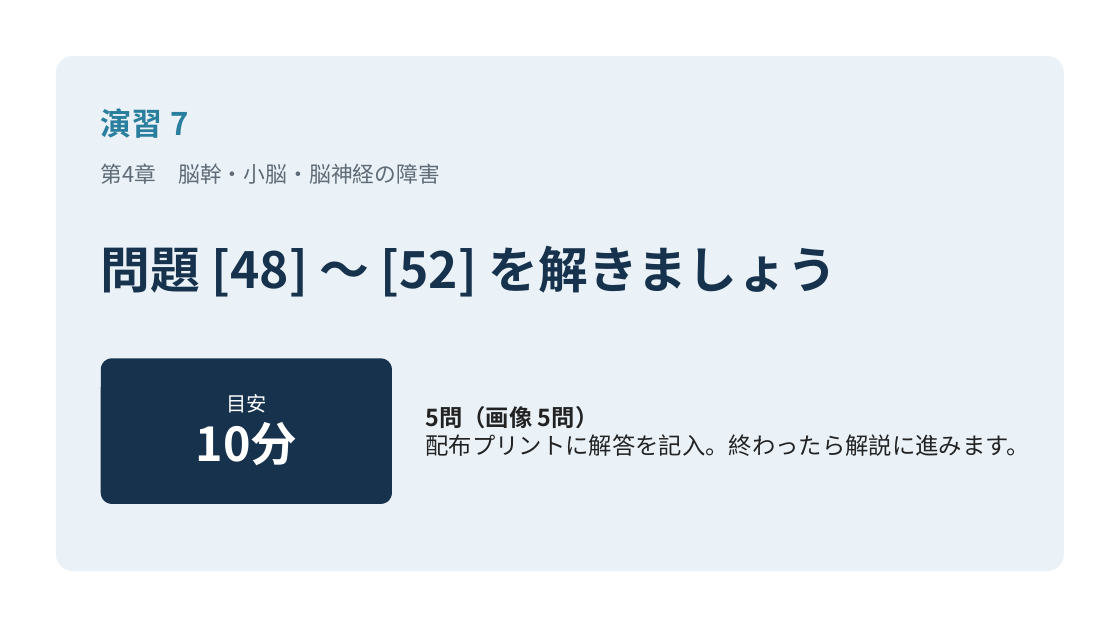
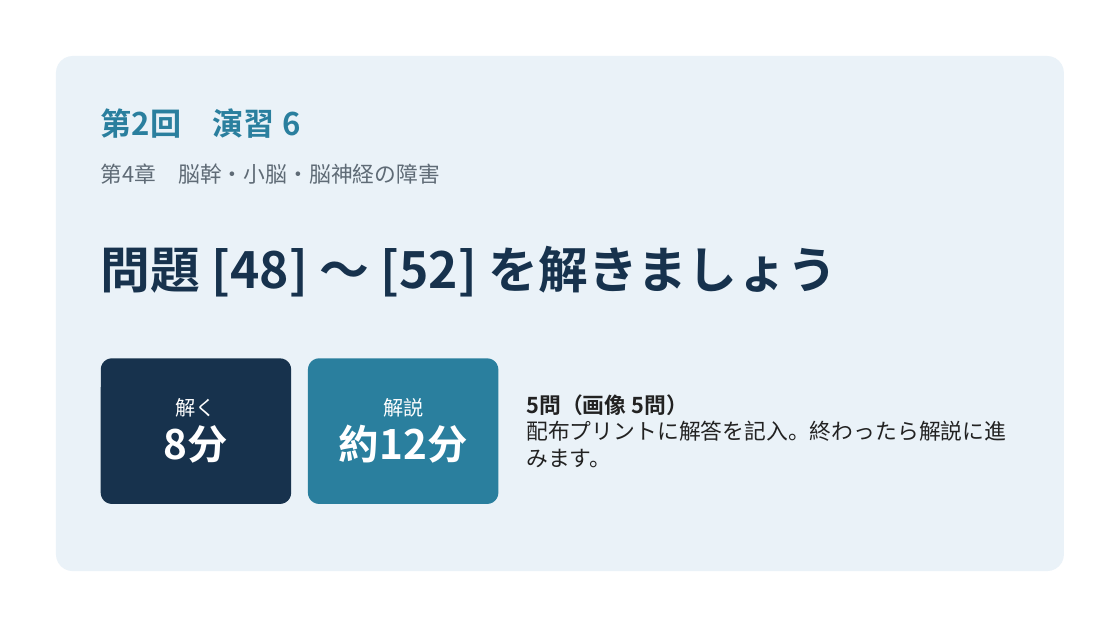
Before and after one commit to snowlife0211-pixel/bookish-fishstick, a slide deck: slide 120 of materials/神経系 総合演習_解説（統合版）.pptx (slide 119 before the commit). Drawn at 1120x630 pixels with LibreOffice and Linux fonts; fonts in the diff are those of the drawing. Boxes give left, top, right and bottom in pixels: in the first picture for what was removed or moved away, otherwise in the second. Text is boxed around its words. In the diff, an @@ line names an element or a change of style, - is before the commit and + after.

```diff
--- a/materials/神経系 総合演習_解説（統合版）.pptx
+++ b/materials/神経系 総合演習_解説（統合版）.pptx
@@ text at [101, 108, 300, 138]: text changed @@
-演習 7
+第2回 演習 6
@@ rounded rectangle: place and size @@
-rounded rectangle at [101, 358, 392, 504]
+rounded rectangle at [101, 358, 291, 504]
@@ rounded rectangle added at [308, 358, 498, 504], fill #2A7F9E @@
@@ text "5問（画像 5問）": place and size @@
-text "5問（画像 5問）" at [426, 406, 1030, 456]
+text "5問（画像 5問）" at [526, 394, 1006, 468]
@@ text "5問（画像 5問）" at [526, 394, 1006, 468]: size 15 to 14 pt @@
@@ text at [164, 398, 228, 463]: text changed; size 30 to 13 pt; bold off @@
-目安
-10分
+解く
+8分
@@ text added at [339, 398, 468, 463], 26 pt, text #FFFFFF, bold @@
+解説
+約12分
```
Also in this commit, not shown: 10 other slides changed, 3 slides added, 1 slide removed, 6 other files.
